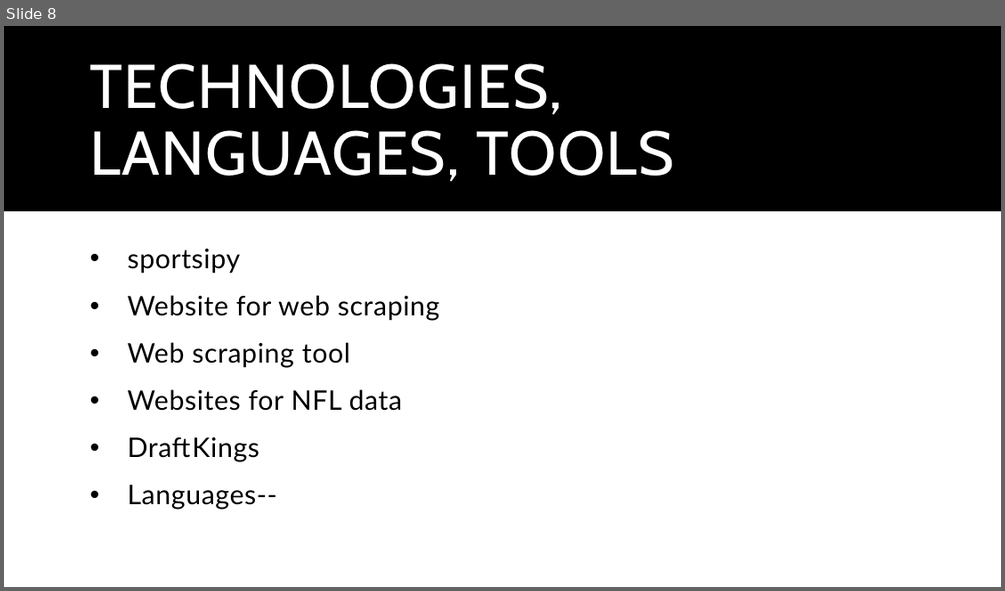
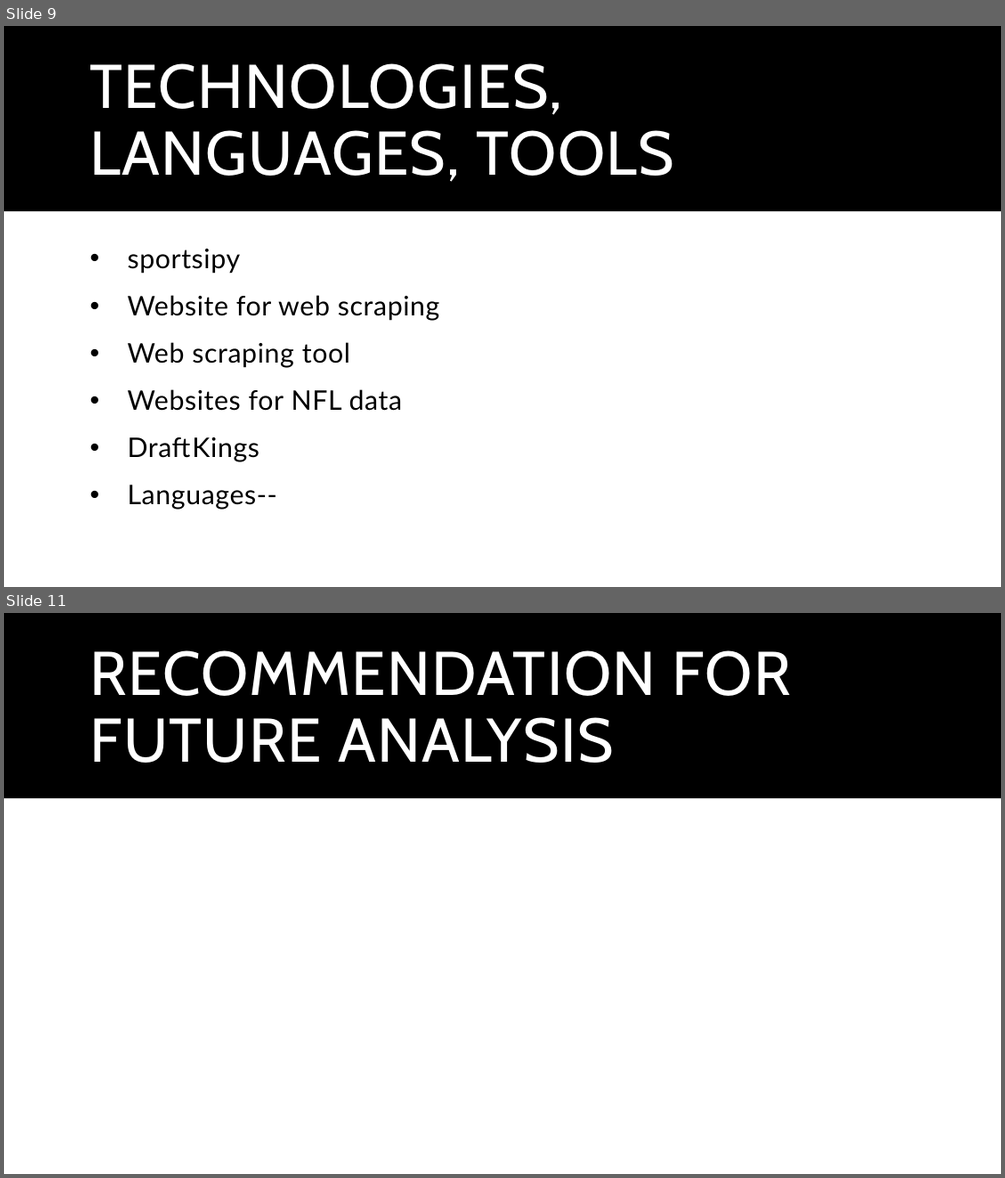
Before and after one commit to sbull32/team_cautious_waffle, a slide deck: Resources/Final.Presentation.pptx. Shown one above the other, each under a label of ours: slide 8 before the commit, slides 9 and 11 after it; the slides between them are not shown. The pictures are 1005x591 and 1005x1178 pixels, drawn with LibreOffice and Linux fonts; fonts in the diff are those of the drawing. Boxes give left, top, right and bottom in pixels: in the first picture for what was removed or moved away, otherwise in the second. Text is boxed around its words. In the diff, an @@ line names an element or a change of style, - is before the commit and + after.

```diff
--- a/Resources/Final.Presentation.pptx
+++ b/Resources/Final.Presentation.pptx
@@ slide 11 added at [4, 613, 1001, 1174], background #FFFFFF; not listed: 1 template element that a slide beside it also shows @@
@@ title added at [90, 650, 791, 763], 59.4 pt, text #FFFFFF @@
+RECOMMENDATION FOR FUTURE ANALYSIS
@@ what was slide 8 is now slide 9 @@
```
Also in this commit, not shown: 3 other slides added, 3 slides removed.
